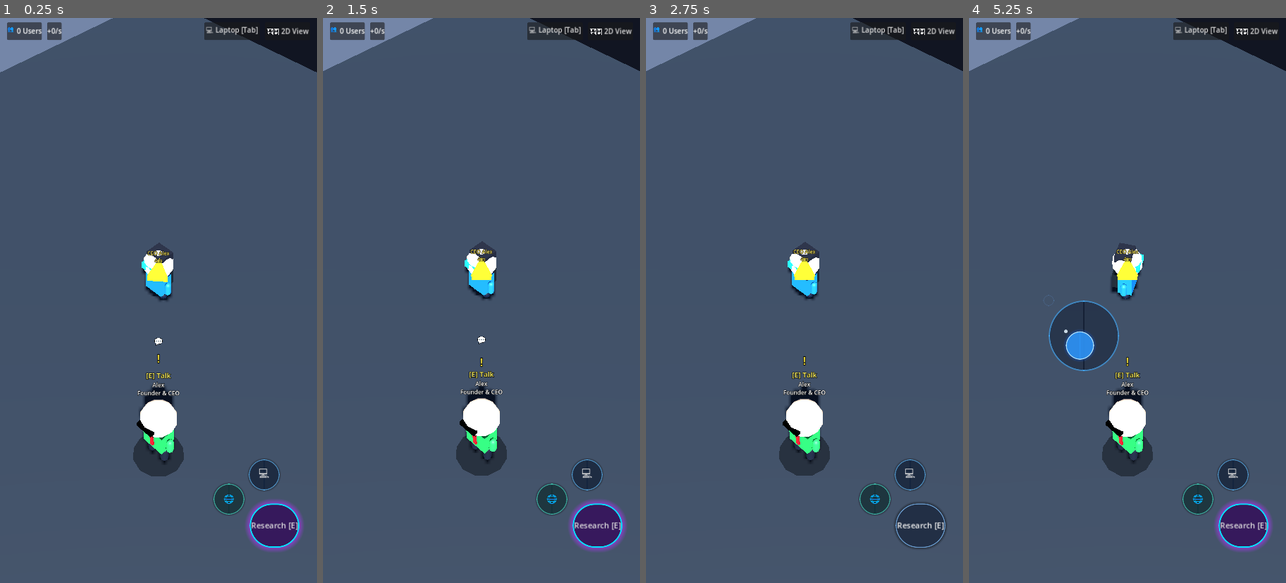
Above: before the commit, frames 1-4 (left to right).
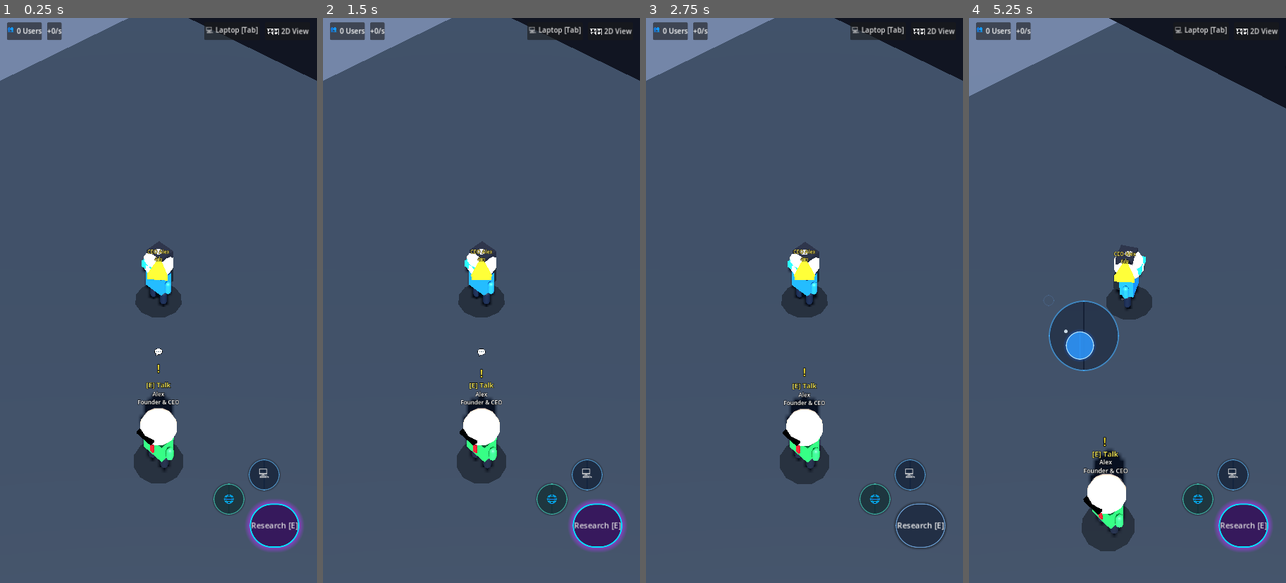
Above: after the commit, the same moments.

Repository: jtracht/IdleArcade
Game: Godot game, scene res://scenes/main_3d.tscn
The game is run twice, just before and just after one commit, with the same random seed, the same clock (stepped at 60 frames per second) and the same inputs. This scene is started directly instead of the project's main scene.
Inputs (mouse positions are in pixels of both pictures, inside the frame that each line leads up to):
- Up to frame 1 (0.25 s): no input
- Up to frame 2 (1.5 s): click "💻 Laptop [Tab]" at 0.5 s; click "🕹️ 2D View" at 1.25 s
- Up to frame 3 (2.75 s): click "Research [E]" at 2 s
- Up to frame 4 (5.25 s): click "🌐" at 2.75 s; click "💻" at 3.5 s; tap Enter at 4.25 s; drag from (1127, 300) to (1159, 176) at 4.27 s; drag from (1048, 300) to (1111, 413) at 5.02 s

The runs differ from the first frame. In frame 1, 3.1% of the frame differs, in the area x 0-100%, y 0-83%; in frame 2, 3.2%; in frame 3, 3.1%; in frame 4, 9.4%, in the area x 0-100%, y 0-95%.

Commit message:
fix(drone): Disable physical collision on delivery drone to prevent avatar obstruction

Diff:
--- a/scenes/delivery_drone_3d.tscn
+++ b/scenes/delivery_drone_3d.tscn
@@ -156,12 +156,13 @@
 rings = 1
 
 [node name="DeliveryDrone3D" type="CharacterBody3D" groups=["delivery_drones"]]
-collision_layer = 1
-collision_mask = 1
+collision_layer = 0
+collision_mask = 0
 script = ExtResource("1_drone")
 
 [node name="CollisionShape3D" type="CollisionShape3D" parent="."]
 shape = SubResource("SphereShape3D_root")
+disabled = true
 
 [node name="CollectionArea" type="Area3D" parent="."]
 collision_layer = 0
--- a/scripts/delivery_drone_3d.gd
+++ b/scripts/delivery_drone_3d.gd
@@ -205,6 +205,9 @@
 	visible = true
 	set_process(true)
 	set_physics_process(true)
+	var col = get_node_or_null("CollisionShape3D")
+	if col != null:
+		col.set_deferred("disabled", false)
 
 ## Deactivates drone into docked/idle sleep
 func deactivate_drone() -> void:
@@ -213,6 +216,9 @@
 	set_process(false)
 	set_physics_process(false)
 	velocity = Vector3.ZERO
+	var col = get_node_or_null("CollisionShape3D")
+	if col != null:
+		col.set_deferred("disabled", true)
 
 func is_active() -> bool:
 	return is_drone_active
